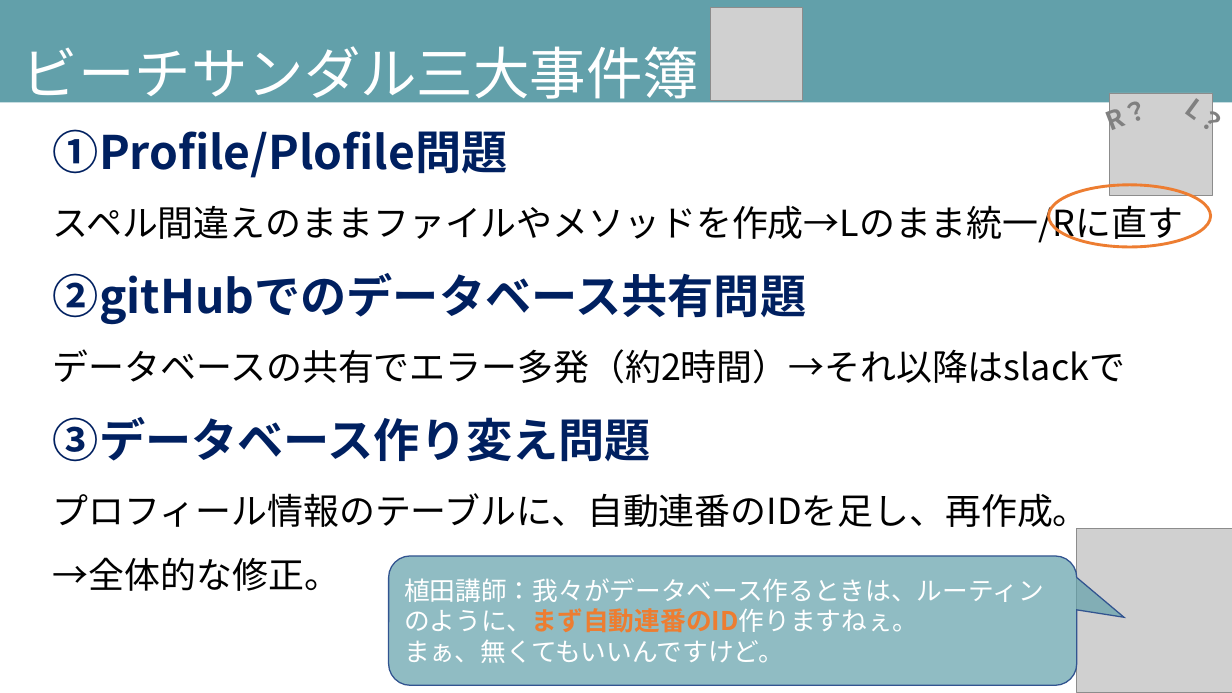
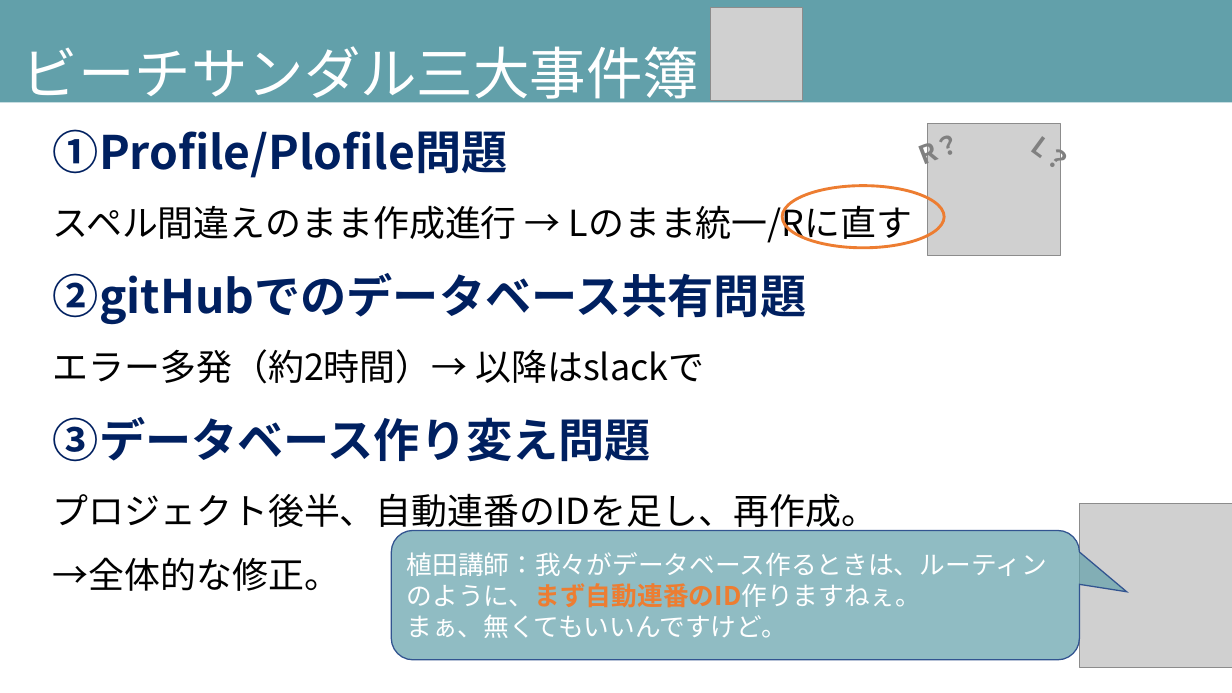
Before and after one commit to DOJO-2021/B-3, a slide deck: slide 11 of documents/発表スライド_ビーチサンダル.pptx. Drawn at 1232x693 pixels with LibreOffice and Linux fonts; fonts in the diff are those of the drawing; grey boxes stand for pictures. Boxes give left, top, right and bottom in pixels: in the first picture for what was removed or moved away, otherwise in the second. Text is boxed around its words. In the diff, an @@ line names an element or a change of style, - is before the commit and + after.

```diff
--- a/documents/発表スライド_ビーチサンダル.pptx
+++ b/documents/発表スライド_ビーチサンダル.pptx
@@ text "R？" rewrapped from <box>1111,102,1151,130</box> to <box>924,134,964,173</box> @@
@@ picture: place and size @@
-picture at <box>1110,93,1213,196</box>
+picture at <box>928,124,1060,256</box>
@@ text "L？": place and size @@
-text "L？" at <box>1183,87,1216,128</box>
+text "L？" at <box>1030,125,1063,166</box>
@@ text at <box>53,200,912,246</box>: text changed @@
-スペル間違えのままファイルやメソッドを作成→Lのまま統一/Rに直す
+スペル間違えのまま作成進行 → Lのまま統一/Rに直す
@@ ellipse: place and size @@
-ellipse at <box>1049,185,1211,247</box>
+ellipse at <box>783,186,945,248</box>
@@ text at <box>53,349,705,384</box>: text changed @@
-データベースの共有でエラー多発（約2時間）→それ以降はslackで
+エラー多発（約2時間）→ 以降はslackで
@@ text at <box>53,493,878,534</box>: text changed @@
-プロフィール情報のテーブルに、自動連番のIDを足し、再作成。
+プロジェクト後半、自動連番のIDを足し、再作成。
@@ picture: place and size @@
-picture at <box>1077,529,1232,693</box>
+picture at <box>1080,504,1232,668</box>
@@ rounded speech box "植田講師：我々がデータベース作るときは、ルーティンのように、まず自動連番のID作りますねぇ。": place and size @@
-rounded speech box "植田講師：我々がデータベース作るときは、ルーティンのように、まず自動連番のID作りますねぇ。" at <box>389,556,1078,686</box>
+rounded speech box "植田講師：我々がデータベース作るときは、ルーティンのように、まず自動連番のID作りますねぇ。" at <box>392,531,1080,660</box>
```
Also in this commit, not shown: 9 other slides changed, 2 slides added, 4 other files.
